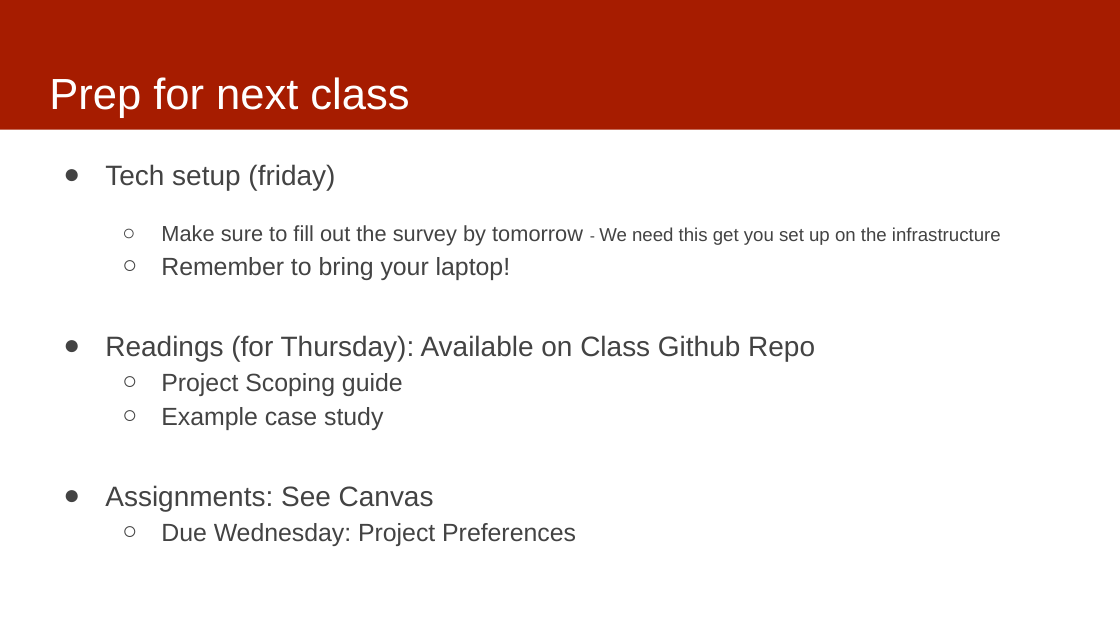
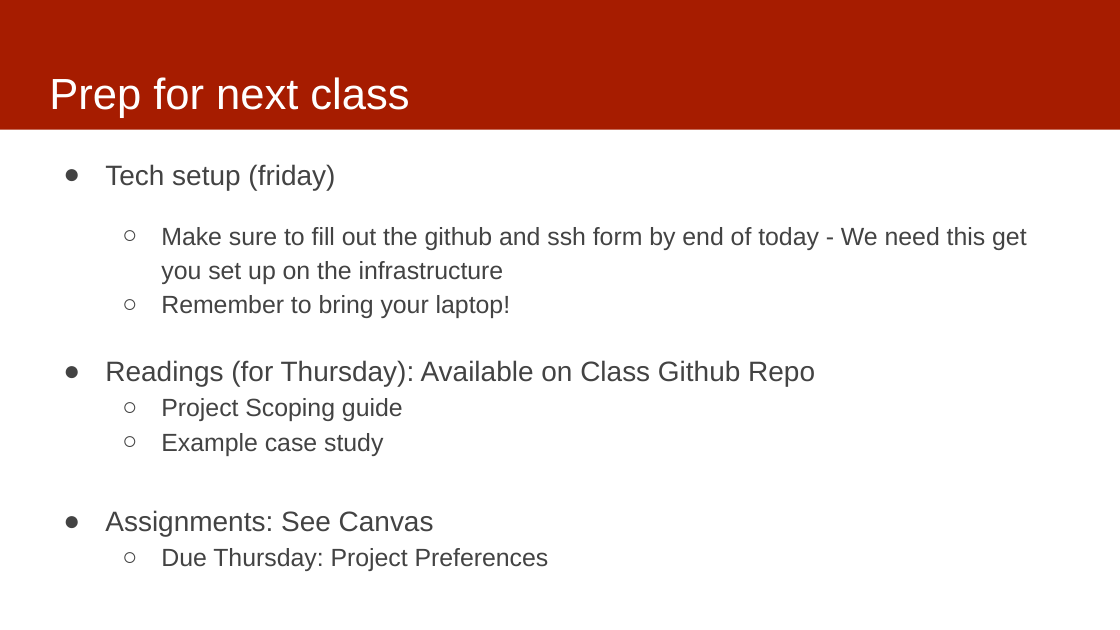
Before and after one commit to dssg/mlforpublicpolicylab, a slide deck: slide 17 of Lectures/01-ClassOverview.pptx (slide 16 before the commit). Drawn at 1120x630 pixels with LibreOffice and Linux fonts; fonts in the diff are those of the drawing. Boxes give left, top, right and bottom in pixels: in the first picture for what was removed or moved away, otherwise in the second. Text is boxed around its words. In the diff, an @@ line names an element or a change of style, - is before the commit and + after.

```diff
--- a/Lectures/01-ClassOverview.pptx
+++ b/Lectures/01-ClassOverview.pptx
@@ text at (x1=161, y1=227, x2=1026, y2=284): text changed; size 12 to 16 pt @@
-  ○ Make sure to fill out the survey by tomorrow - We need this get you set up on the infrastructure
+  ○ Make sure to fill out the github and ssh form by end of today - We need this get you set up on the infrastructure
@@ text at (x1=161, y1=548, x2=549, y2=571): text changed @@
-  ○ Due Wednesday: Project Preferences
+  ○ Due Thursday: Project Preferences
```
Also in this commit, not shown: 4 other slides changed, 1 slide added.
